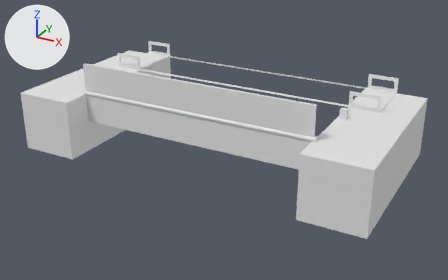
The Blender file Assets/Assets/ENIVRONMENT/Pzl.CrossingPlatform.blend, before and after one commit.
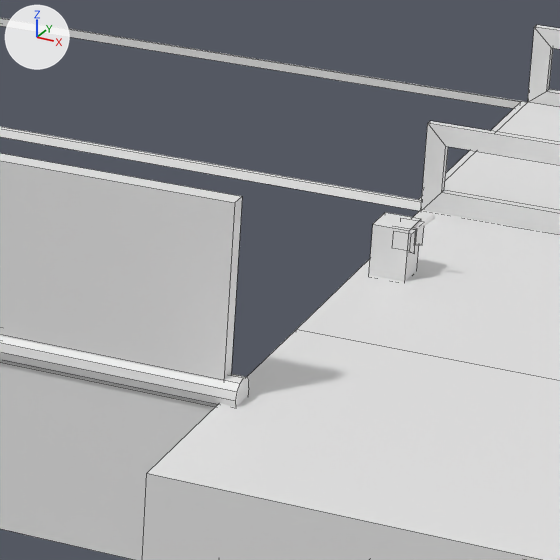
The first picture shows the older version from a 50 mm lens placed at (14.39, -16.91, 8.88), pointed at (5.26, -0.31, 0.58). The close-ups show the older and then the newer version on the part from 61% to 83% of the width and 25% to 61% of the height of that picture. Only the edits that show in the close-ups are written down. The axes (+X, +Y, +Z) are drawn at upper left. The lights are the same throughout. The close-ups show mesh edges as thin lines.

Names of what the first close-up shows: 'Bridge', 'Floor', 'leverBase', 'platformFrame' and 1 more.
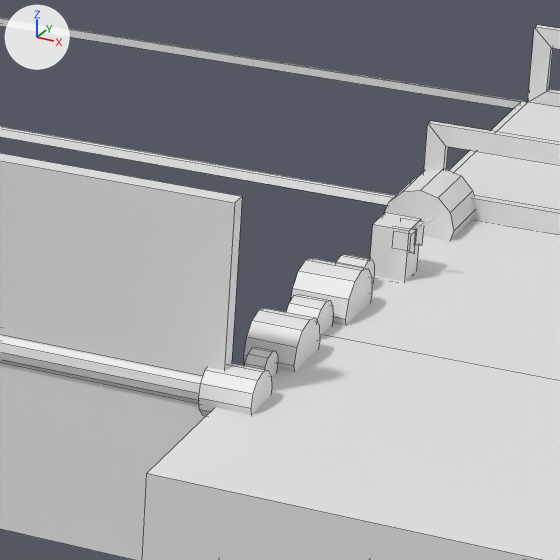
The edits, one by one:
me_cube_002 is used by ob_platformframe; location (0.0, 0.0, 1.013).
me_cube_002 had 36 vertices, 22 faces and spanned x 0.0..10.0, y 1.0..3.0, z 1.0..1.5.
me_cube_002 now has 132 vertices, 78 faces and spans x 0.0..10.0, y 0.12..3.0, z 0.78..1.5.
me_cube_002 part 1: a new loose piece, a 12-sided cylinder along y spanning x 8.92..9.29, y 0.62..0.98, z 0.86..1.23.
Other edits to the shape of me_cube_002 do not show in these pictures.
me_cube_007 is used by ob_bridge; location (9.005, -2.0, 2.037); rotation (1.571, 0.0, 0.0), in degrees (90, 0, 0).
me_cube_007 had 30 vertices, 16 faces and spanned x -8.05..0.05, y -1.0..1.0, z -0.05..0.05.
me_cube_007 now has 198 vertices, 114 faces and spans x -8.06..0.17, y -1.0..1.0, z -1.79..0.1.
me_cube_007 part 2: a new loose piece, a 12-sided cylinder along x spanning x -0.06..0.15, y -0.1..0.1, z -0.1..0.1.
me_cube_007 part 3: a new loose piece, a 12-sided cylinder along x spanning x 0.026..0.066, y -0.063..0.063, z -0.408..-0.283.
me_cube_007 part 4: a new loose piece, a 12-sided cylinder along x spanning x -0.06..0.15, y -0.14..0.14, z -0.79..-0.5.
me_cube_007 part 5: a new loose piece, a 12-sided cylinder along x spanning x -0.01..0.1, y -0.1..0.1, z -1.12..-0.93.
me_cube_007 part 6: a new loose piece, a 12-sided cylinder along x spanning x 0.002..0.09, y -0.086..0.086, z -1.791..-1.618.
me_cube_007 part 7: a new loose piece, a 12-sided cylinder along x spanning x -0.07..0.17, y -0.16..0.16, z -1.53..-1.2.
Other edits to the shape of me_cube_007 do not show in these pictures.

What differs and where, as boxes [x1, y1, x2, y2] in the close-ups (560 x 560 px):
'Bridge', reshaped: before [0, 153, 249, 560]; after [0, 153, 374, 560]
'platformFrame', reshaped: before [0, 18, 560, 234]; after [0, 18, 560, 241]
part 1 of me_cube_002, added: after [385, 169, 475, 241]
part 2 of me_cube_007, added: after [199, 363, 272, 416]
part 3 of me_cube_007, added: after [245, 347, 278, 376]
part 4 of me_cube_007, added: after [244, 308, 320, 372]
part 5 of me_cube_007, added: after [286, 294, 333, 336]
part 6 of me_cube_007, added: after [336, 254, 374, 282]
part 7 of me_cube_007, added: after [291, 258, 372, 325]
